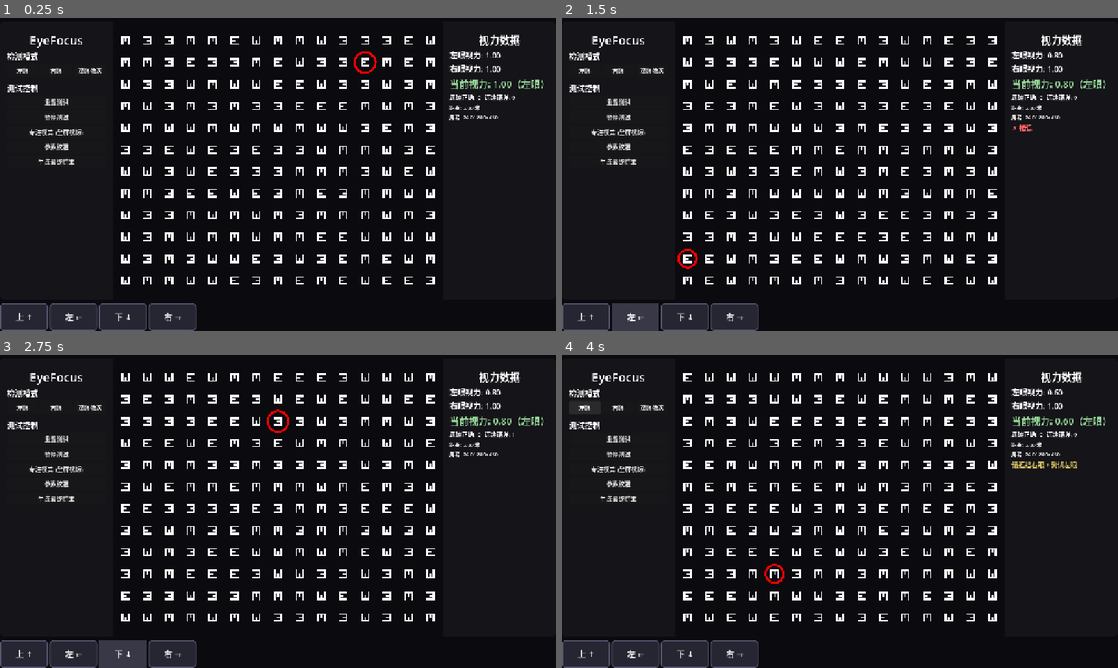
Above: before the commit, frames 1-4 (two rows, left to right).
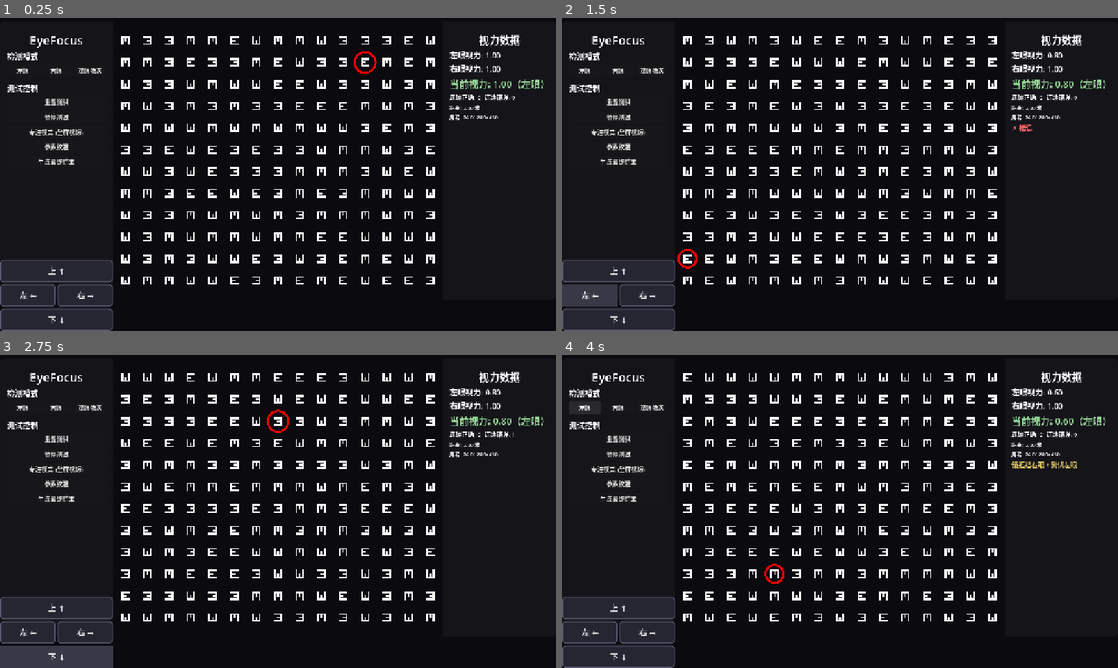
Above: after the commit, the same moments.

Repository: Euler-lne/EyeFocus
Game: Godot game, scene res://scenes/main.tscn
Same seed, same stepped clock (60 frames per second), same inputs: the game is played once before the commit and once after it.
Inputs:
- Up to frame 1 (0.25 s): no input
- Up to frame 2 (1.5 s): click "上 ↑" at 0.5 s; click "左 ←" at 1.25 s
- Up to frame 3 (2.75 s): click "下 ↓" at 2 s
- Up to frame 4 (4 s): click "右 →" at 2.75 s; click "左眼" at 3.5 s

The runs differ from the first frame. In frame 1, 4.3% of the frame differs, in the area x 0-36%, y 77-100%; in frame 2, 4.4%; in frame 3, 4.5%; in frame 4, 4.3%.

Commit message:
修改布局

Diff:
--- a/scenes/main.tscn
+++ b/scenes/main.tscn
@@ -232,35 +232,152 @@
 theme_override_font_sizes/font_size = 15
 autowrap_mode = 3
 
-[node name="BottomButtonBar" type="HBoxContainer" parent="." unique_id=1951068728]
+[node name="CalibrationPopup" type="PopupPanel" parent="." unique_id=1512827256]
+size = Vector2i(400, 320)
+
+[node name="CalibrationVBox" type="VBoxContainer" parent="CalibrationPopup" unique_id=1129020843]
+anchors_preset = 15
+anchor_right = 1.0
+anchor_bottom = 1.0
+offset_left = 4.0
+offset_top = 4.0
+offset_right = 396.0
+offset_bottom = 316.0
+grow_horizontal = 2
+grow_vertical = 2
+
+[node name="ScreenSizeInput" type="HBoxContainer" parent="CalibrationPopup/CalibrationVBox" unique_id=1186402786]
+layout_mode = 2
+
+[node name="ScreenSizeLabel" type="Label" parent="CalibrationPopup/CalibrationVBox/ScreenSizeInput" unique_id=111816828]
+layout_mode = 2
+size_flags_horizontal = 3
+theme_override_font_sizes/font_size = 14
+text = "显示器尺寸(英寸):"
+
+[node name="ScreenSizeEdit" type="LineEdit" parent="CalibrationPopup/CalibrationVBox/ScreenSizeInput" unique_id=1419329989]
+layout_mode = 2
+size_flags_horizontal = 2
+text = "24.0"
+
+[node name="ResolutionInput" type="HBoxContainer" parent="CalibrationPopup/CalibrationVBox" unique_id=800018831]
+layout_mode = 2
+
+[node name="ResolutionLabel" type="Label" parent="CalibrationPopup/CalibrationVBox/ResolutionInput" unique_id=288726258]
+layout_mode = 2
+size_flags_horizontal = 3
+theme_override_font_sizes/font_size = 14
+text = "屏幕分辨率(宽x高):"
+
+[node name="WidthEdit" type="LineEdit" parent="CalibrationPopup/CalibrationVBox/ResolutionInput" unique_id=666053273]
+layout_mode = 2
+text = "1920"
+
+[node name="xLabel" type="Label" parent="CalibrationPopup/CalibrationVBox/ResolutionInput" unique_id=1597877370]
+layout_mode = 2
+text = " x "
+
+[node name="HeightEdit" type="LineEdit" parent="CalibrationPopup/CalibrationVBox/ResolutionInput" unique_id=1301895646]
+layout_mode = 2
+text = "1080"
+
+[node name="DistanceInput" type="HBoxContainer" parent="CalibrationPopup/CalibrationVBox" unique_id=1879054553]
+layout_mode = 2
+
+[node name="DistanceLabel" type="Label" parent="CalibrationPopup/CalibrationVBox/DistanceInput" unique_id=316262260]
+layout_mode = 2
+size_flags_horizontal = 3
+theme_override_font_sizes/font_size = 14
+text = "实测距离(米):"
+
+[node name="DistanceEdit" type="LineEdit" parent="CalibrationPopup/CalibrationVBox/DistanceInput" unique_id=1361560224]
+layout_mode = 2
+size_flags_horizontal = 2
+text = "5.0"
+
+[node name="CalibrationConfirm" type="Button" parent="CalibrationPopup/CalibrationVBox" unique_id=465425113]
+layout_mode = 2
+theme_override_font_sizes/font_size = 14
+text = "确认并校准视标"
+
+[node name="ResultPopup" type="PopupPanel" parent="." unique_id=386517749]
+size = Vector2i(360, 240)
+
+[node name="ResultVBox" type="VBoxContainer" parent="ResultPopup" unique_id=603832698]
+anchors_preset = 15
+anchor_right = 1.0
+anchor_bottom = 1.0
+offset_left = 4.0
+offset_top = 4.0
+offset_right = 356.0
+offset_bottom = 236.0
+grow_horizontal = 2
+grow_vertical = 2
+
+[node name="ResultTitle" type="Label" parent="ResultPopup/ResultVBox" unique_id=1991325809]
+layout_mode = 2
+theme_override_font_sizes/font_size = 22
+text = "最终视力结果"
+horizontal_alignment = 1
+
+[node name="ResultLeftEye" type="Label" parent="ResultPopup/ResultVBox" unique_id=1478341983]
+layout_mode = 2
+theme_override_font_sizes/font_size = 18
+text = "左眼视力: --"
+
+[node name="ResultRightEye" type="Label" parent="ResultPopup/ResultVBox" unique_id=163677369]
+layout_mode = 2
+theme_override_font_sizes/font_size = 18
+text = "右眼视力: --"
+
+[node name="ResultCloseBtn" type="Button" parent="ResultPopup/ResultVBox" unique_id=572061333]
+layout_mode = 2
+text = "关闭"
+
+[node name="DirectionButtonBar" type="VBoxContainer" parent="." unique_id=2022204134]
 layout_mode = 1
 anchors_preset = 2
 anchor_top = 1.0
 anchor_bottom = 1.0
-offset_top = -64.0
-offset_right = 412.0
+offset_top = -164.0
+offset_right = 260.0
 grow_vertical = 0
-alignment = 1
-
-[node name="UpBtn" type="Button" parent="BottomButtonBar" unique_id=722073014]
+
+[node name="UpBtn" type="Button" parent="DirectionButtonBar" unique_id=722073014]
 custom_minimum_size = Vector2(110, 52)
 layout_mode = 2
+size_flags_vertical = 4
 theme_override_font_sizes/font_size = 18
 theme_override_styles/normal = SubResource("StyleBoxFlat_bottom_btn")
 theme_override_styles/pressed = SubResource("StyleBoxFlat_bottom_btn_pressed")
 theme_override_styles/hover = SubResource("StyleBoxFlat_bottom_btn_hover")
 text = "上 ↑"
 
-[node name="LeftBtn" type="Button" parent="BottomButtonBar" unique_id=1856079143]
+[node name="BottomButtonBar" type="HBoxContainer" parent="DirectionButtonBar" unique_id=1951068728]
+layout_mode = 2
+alignment = 1
+
+[node name="LeftBtn" type="Button" parent="DirectionButtonBar/BottomButtonBar" unique_id=1856079143]
 custom_minimum_size = Vector2(110, 52)
 layout_mode = 2
+size_flags_horizontal = 3
 theme_override_font_sizes/font_size = 18
 theme_override_styles/normal = SubResource("StyleBoxFlat_bottom_btn")
 theme_override_styles/pressed = SubResource("StyleBoxFlat_bottom_btn_pressed")
 theme_override_styles/hover = SubResource("StyleBoxFlat_bottom_btn_hover")
 text = "左 ←"
 
-[node name="DownBtn" type="Button" parent="BottomButtonBar" unique_id=755714193]
+[node name="RightBtn" type="Button" parent="DirectionButtonBar/BottomButtonBar" unique_id=1030653421]
+custom_minimum_size = Vector2(110, 52)
+layout_mode = 2
+size_flags_horizontal = 3
+theme_override_font_sizes/font_size = 18
+theme_override_styles/normal = SubResource("StyleBoxFlat_bottom_btn")
+theme_override_styles/pressed = SubResource("StyleBoxFlat_bottom_btn_pressed")
+theme_override_styles/hover = SubResource("StyleBoxFlat_bottom_btn_hover")
+text = "右 →"
+
+[node name="DownBtn" type="Button" parent="DirectionButtonBar" unique_id=755714193]
 custom_minimum_size = Vector2(110, 52)
 layout_mode = 2
 theme_override_font_sizes/font_size = 18
@@ -268,117 +385,6 @@
 theme_override_styles/pressed = SubResource("StyleBoxFlat_bottom_btn_pressed")
 theme_override_styles/hover = SubResource("StyleBoxFlat_bottom_btn_hover")
 text = "下 ↓"
-
-[node name="RightBtn" type="Button" parent="BottomButtonBar" unique_id=1030653421]
-custom_minimum_size = Vector2(110, 52)
-layout_mode = 2
-theme_override_font_sizes/font_size = 18
-theme_override_styles/normal = SubResource("StyleBoxFlat_bottom_btn")
-theme_override_styles/pressed = SubResource("StyleBoxFlat_bottom_btn_pressed")
-theme_override_styles/hover = SubResource("StyleBoxFlat_bottom_btn_hover")
-text = "右 →"
-
-[node name="CalibrationPopup" type="PopupPanel" parent="." unique_id=1512827256]
-size = Vector2i(400, 320)
-
-[node name="CalibrationVBox" type="VBoxContainer" parent="CalibrationPopup" unique_id=1129020843]
-anchors_preset = 15
-anchor_right = 1.0
-anchor_bottom = 1.0
-offset_left = 4.0
-offset_top = 4.0
-offset_right = 396.0
-offset_bottom = 316.0
-grow_horizontal = 2
-grow_vertical = 2
-
-[node name="ScreenSizeInput" type="HBoxContainer" parent="CalibrationPopup/CalibrationVBox" unique_id=1186402786]
-layout_mode = 2
-
-[node name="ScreenSizeLabel" type="Label" parent="CalibrationPopup/CalibrationVBox/ScreenSizeInput" unique_id=111816828]
-layout_mode = 2
-size_flags_horizontal = 3
-theme_override_font_sizes/font_size = 14
-text = "显示器尺寸(英寸):"
-
-[node name="ScreenSizeEdit" type="LineEdit" parent="CalibrationPopup/CalibrationVBox/ScreenSizeInput" unique_id=1419329989]
-layout_mode = 2
-size_flags_horizontal = 2
-text = "24.0"
-
-[node name="ResolutionInput" type="HBoxContainer" parent="CalibrationPopup/CalibrationVBox" unique_id=800018831]
-layout_mode = 2
-
-[node name="ResolutionLabel" type="Label" parent="CalibrationPopup/CalibrationVBox/ResolutionInput" unique_id=288726258]
-layout_mode = 2
-size_flags_horizontal = 3
-theme_override_font_sizes/font_size = 14
-text = "屏幕分辨率(宽x高):"
-
-[node name="WidthEdit" type="LineEdit" parent="CalibrationPopup/CalibrationVBox/ResolutionInput" unique_id=666053273]
-layout_mode = 2
-text = "1920"
-
-[node name="xLabel" type="Label" parent="CalibrationPopup/CalibrationVBox/ResolutionInput" unique_id=1597877370]
-layout_mode = 2
-text = " x "
-
-[node name="HeightEdit" type="LineEdit" parent="CalibrationPopup/CalibrationVBox/ResolutionInput" unique_id=1301895646]
-layout_mode = 2
-text = "1080"
-
-[node name="DistanceInput" type="HBoxContainer" parent="CalibrationPopup/CalibrationVBox" unique_id=1879054553]
-layout_mode = 2
-
-[node name="DistanceLabel" type="Label" parent="CalibrationPopup/CalibrationVBox/DistanceInput" unique_id=316262260]
-layout_mode = 2
-size_flags_horizontal = 3
-theme_override_font_sizes/font_size = 14
-text = "实测距离(米):"
-
-[node name="DistanceEdit" type="LineEdit" parent="CalibrationPopup/CalibrationVBox/DistanceInput" unique_id=1361560224]
-layout_mode = 2
-size_flags_horizontal = 2
-text = "5.0"
-
-[node name="CalibrationConfirm" type="Button" parent="CalibrationPopup/CalibrationVBox" unique_id=465425113]
-layout_mode = 2
-theme_override_font_sizes/font_size = 14
-text = "确认并校准视标"
-
-[node name="ResultPopup" type="PopupPanel" parent="." unique_id=386517749]
-size = Vector2i(360, 240)
-
-[node name="ResultVBox" type="VBoxContainer" parent="ResultPopup" unique_id=603832698]
-anchors_preset = 15
-anchor_right = 1.0
-anchor_bottom = 1.0
-offset_left = 4.0
-offset_top = 4.0
-offset_right = 356.0
-offset_bottom = 236.0
-grow_horizontal = 2
-grow_vertical = 2
-
-[node name="ResultTitle" type="Label" parent="ResultPopup/ResultVBox" unique_id=1991325809]
-layout_mode = 2
-theme_override_font_sizes/font_size = 22
-text = "最终视力结果"
-horizontal_alignment = 1
-
-[node name="ResultLeftEye" type="Label" parent="ResultPopup/ResultVBox" unique_id=1478341983]
-layout_mode = 2
-theme_override_font_sizes/font_size = 18
-text = "左眼视力: --"
-
-[node name="ResultRightEye" type="Label" parent="ResultPopup/ResultVBox" unique_id=163677369]
-layout_mode = 2
-theme_override_font_sizes/font_size = 18
-text = "右眼视力: --"
-
-[node name="ResultCloseBtn" type="Button" parent="ResultPopup/ResultVBox" unique_id=572061333]
-layout_mode = 2
-text = "关闭"
 
 [connection signal="pressed" from="HBoxContainer/LeftPanel/LeftPanelMargin/VBoxContainer/ModeSection/ModeButtons/LeftEyeBtn" to="." method="_on_mode_left"]
 [connection signal="pressed" from="HBoxContainer/LeftPanel/LeftPanelMargin/VBoxContainer/ModeSection/ModeButtons/RightEyeBtn" to="." method="_on_mode_right"]
--- a/scripts/Main.gd
+++ b/scripts/Main.gd
@@ -32,10 +32,10 @@
 @onready var distance_edit: LineEdit = \
 	$CalibrationPopup/CalibrationVBox/DistanceInput/DistanceEdit
 
-@onready var up_btn: Button = $BottomButtonBar/UpBtn
-@onready var down_btn: Button = $BottomButtonBar/DownBtn
-@onready var left_btn: Button = $BottomButtonBar/LeftBtn
-@onready var right_btn: Button = $BottomButtonBar/RightBtn
+@onready var up_btn: Button = $DirectionButtonBar/UpBtn
+@onready var down_btn: Button = $DirectionButtonBar/DownBtn
+@onready var left_btn: Button = $DirectionButtonBar/BottomButtonBar/LeftBtn
+@onready var right_btn: Button = $DirectionButtonBar/BottomButtonBar/RightBtn
 
 @onready var hint_label: Label = \
 	$HBoxContainer/RightPanel/RightPanelMargin/VBoxContainer/HintLabel
